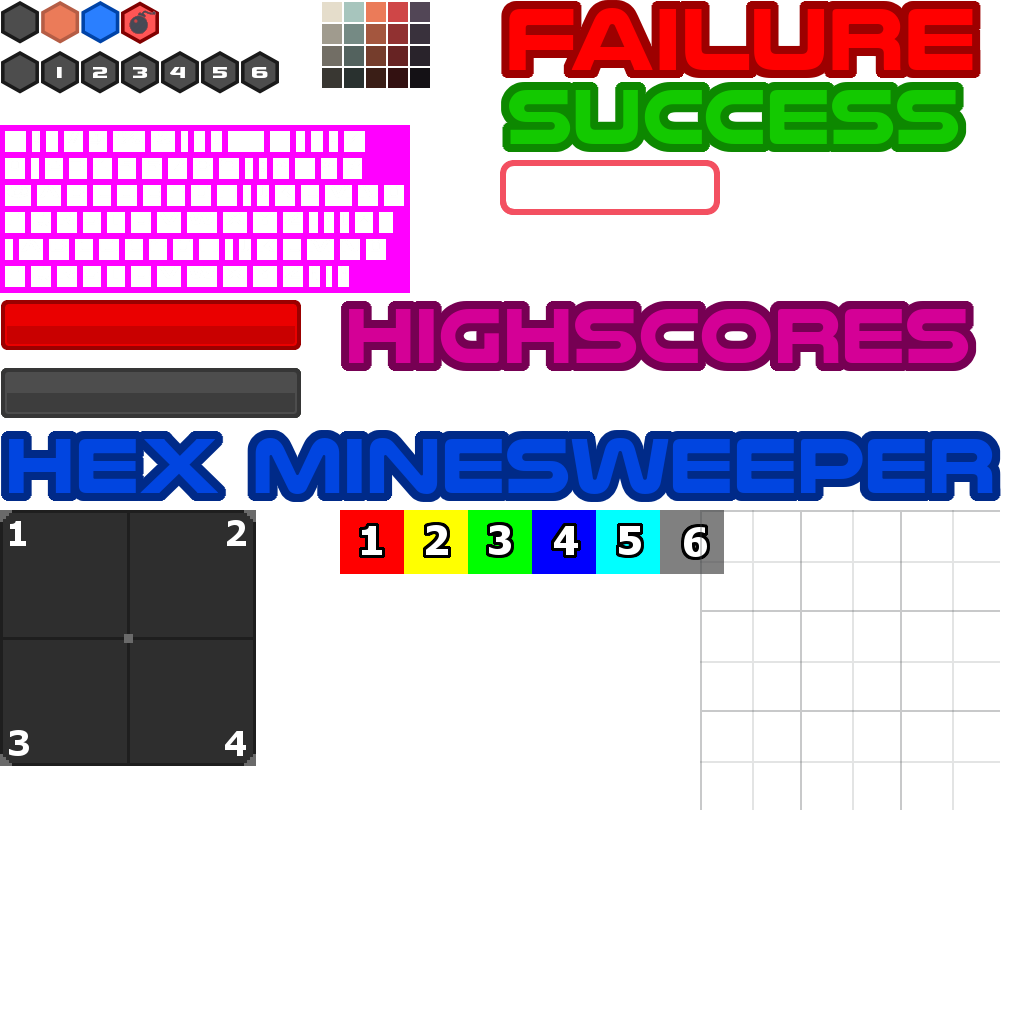
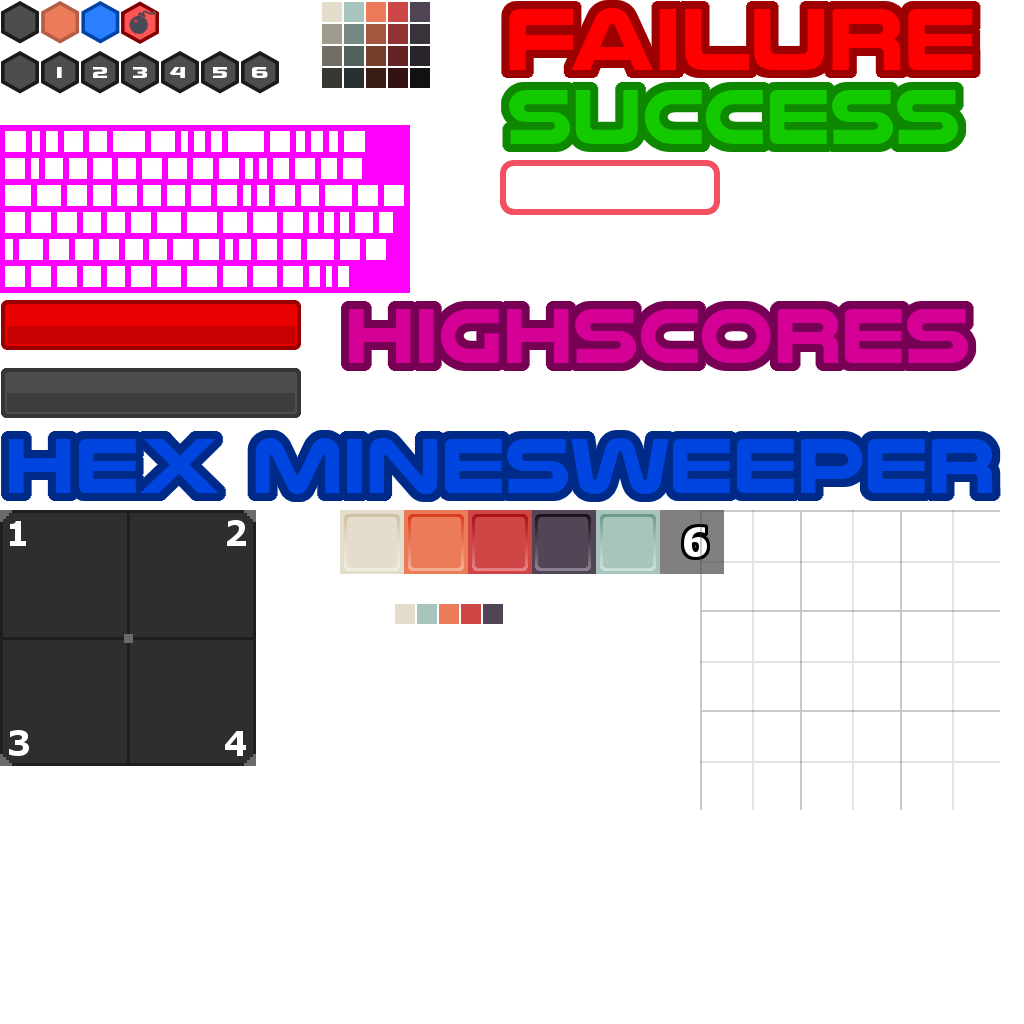
Comparing the layer stacks of the two 1024 x 1024 images. Changes:
hid "Ebene #6", opacity 100% → 30%, moved it above "Ebene #9", painted on it over <box>340,510,660,574</box>
added layer "Ebene #12" (soft light) above "Ebene #11" over <box>344,514,656,571</box>
added layer "Eingefügte Ebene" above "Ebene #3" over <box>340,510,660,624</box>
removed layer "1 23 4 5 6" over <box>362,525,660,557</box>
painted on "Ebene #1" over <box>359,522,660,560</box>
